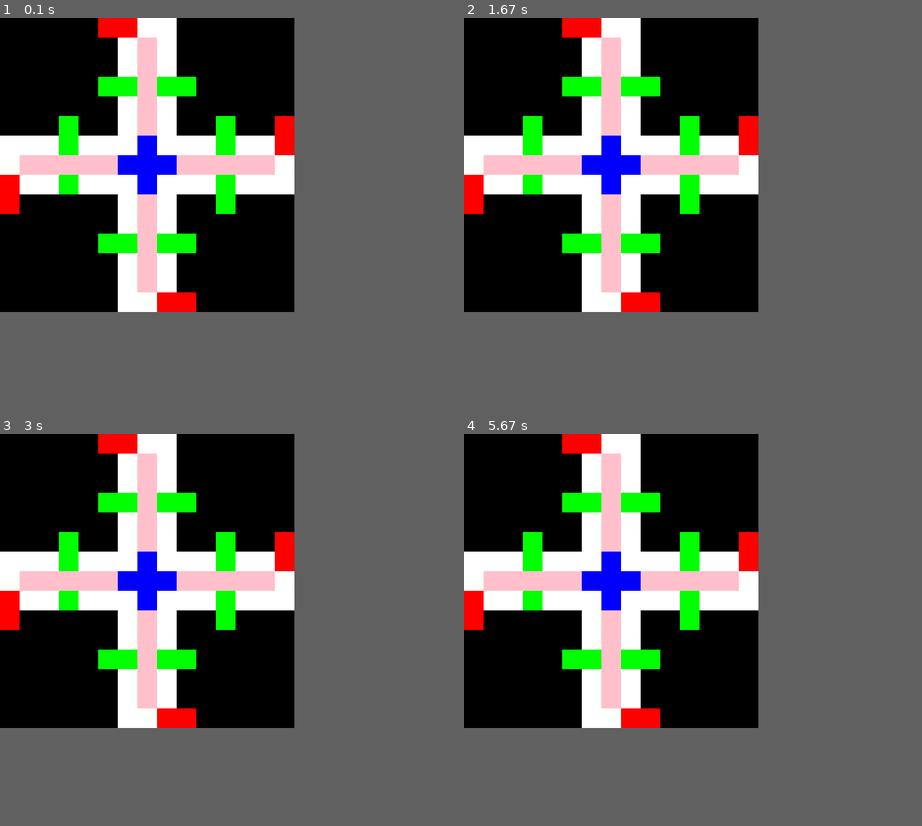
Above: before the commit, frames 1-4 (two rows, left to right).
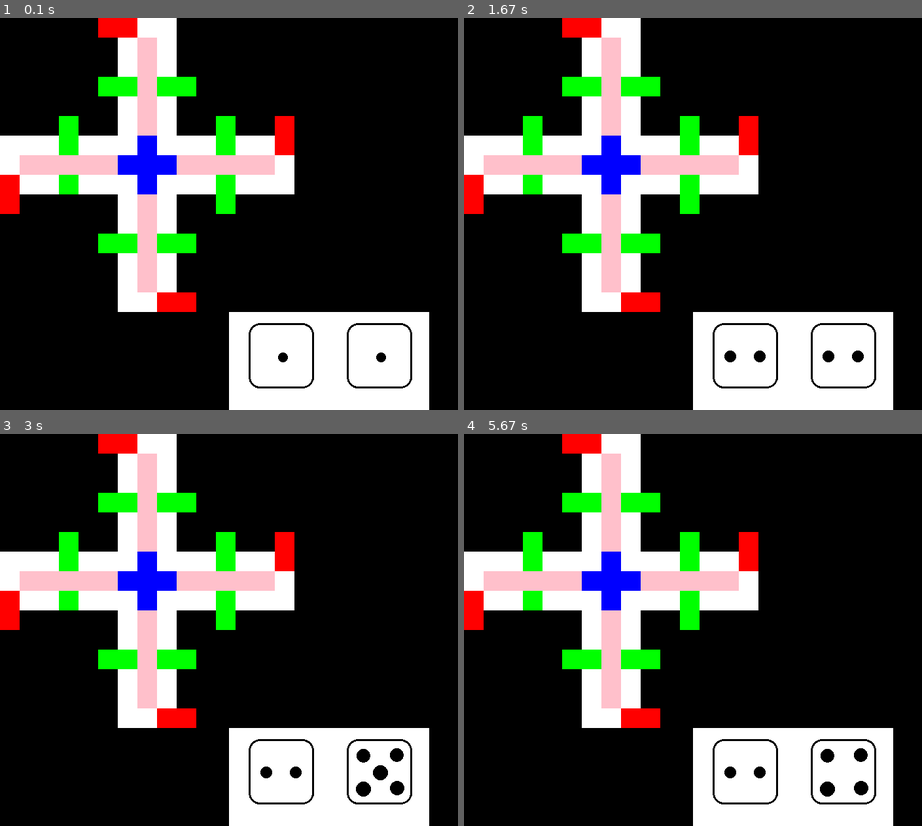
Above: after the commit, the same moments.

Repository: ybf1/Racoon-PyGame-
Game: pygame game, started from main.py
Two runs of this game, one before a commit and one after it. Both use one fixed random seed, a clock stepped at 60 frames per second and the inputs below.
Inputs:
- Up to frame 1 (0.1 s): no input
- Up to frame 2 (1.67 s): tap Space at 0.33, 0.73, 1.03, 1.23, 1.57 s
- Up to frame 3 (3 s): tap Space at 1.87, 2.07, 2.37, 2.63, 2.97 s
- Up to frame 4 (5.67 s): tap Space at 3.27, 3.4, 3.8, 4.1, 4.47, 4.87, 5.17, 5.37 s
In our replay, the window is 450x450 before the commit and 700x600 after it. These sizes can differ from the game's own. Grey fills any space a smaller window leaves; there, only what the larger window draws over its background counts as a difference.

The runs differ from the first frame. In frame 1, 10% of the frame differs, in the area x 50-94%, y 75-100%; in frame 2, 10%; in frame 3, 9.8%; in frame 4, 9.9%.

Commit message:
поле с кубиками

Diff:
--- a/main.py
+++ b/main.py
@@ -1,4 +1,5 @@
 import pygame
+import random
 
 
 class Cell(pygame.sprite.Sprite):
@@ -21,20 +22,46 @@
             all_sprites.add(cell)
 
 
+class Dice(pygame.sprite.Sprite):
+    values = {1: "dice1",
+              2: "dice2",
+              3: "dice3",
+              4: "dice4",
+              5: "dice5",
+              6: "dice6"}
+
+    def __init__(self, x, y):
+        super().__init__()
+        self.image = pygame.image.load("dice1.png")
+        self.rect = self.image.get_rect()
+        self.rect.x = x
+        self.rect.y = y
+
+    def change_image(self):
+        self.image = pygame.image.load(f"dice{random.randint(1, 6)}.png")
+
 
 if __name__ == '__main__':
     pygame.init()
-    screen = pygame.display.set_mode((450, 450))
+    screen = pygame.display.set_mode((700, 600))
 
     all_sprites = pygame.sprite.Group()
 
     load_field()
+
+    dice1 = Dice(350, 450)
+    dice2 = Dice(500, 450)
+    all_sprites.add(dice1)
+    all_sprites.add(dice2)
 
     running = True
     while running:
         for event in pygame.event.get():
             if event.type == pygame.QUIT:
                 running = False
+            if event.type == pygame.KEYDOWN and event.key == pygame.K_SPACE:
+                dice1.change_image()
+                dice2.change_image()
 
         screen.fill("black")
         all_sprites.draw(screen)
Binary file added: dice1.png
Binary file added: dice2.png
Binary file added: dice3.png
Binary file added: dice4.png
Binary file added: dice5.png
Binary file added: dice6.png
